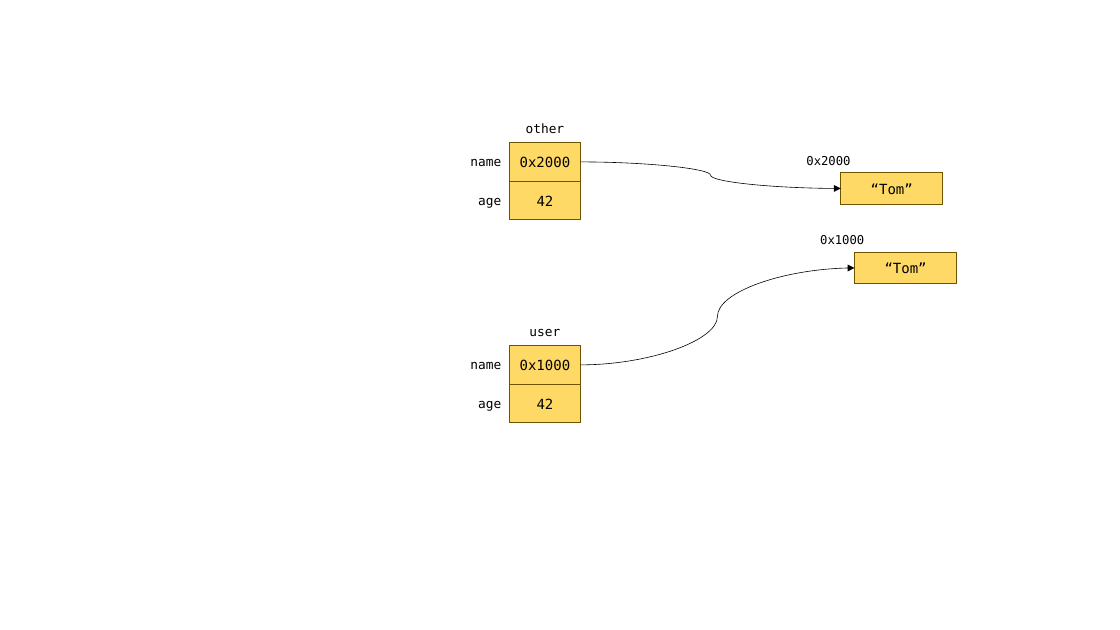
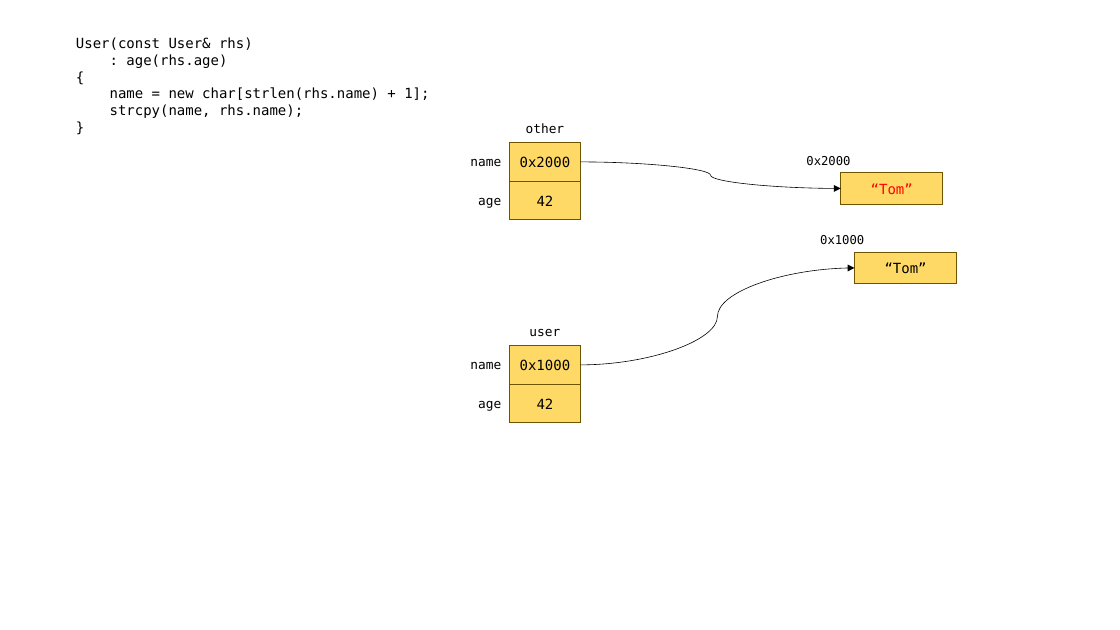
Before and after one commit to loopinf/hyundai_230612, a slide deck: slide 18 of 230612.pptx. Drawn at 1120x630 pixels with LibreOffice and Linux fonts; fonts in the diff are those of the drawing. Boxes give left, top, right and bottom in pixels: in the first picture for what was removed or moved away, otherwise in the second. Text is boxed around its words. In the diff, an @@ line names an element or a change of style, - is before the commit and + after.

```diff
--- a/230612.pptx
+++ b/230612.pptx
@@ text added at (76, 37, 429, 118), 12 pt, text #000000 @@
+User(const User& rhs)
+: age(rhs.age)
+{
+name = new char[strlen(rhs.name) + 1];
+strcpy(name, rhs.name);
+}
@@ rectangle "“Tom”" at (841, 173, 943, 204): text colour #000000 to #FF0000 @@
```
Also in this commit, not shown: 1 other file.
